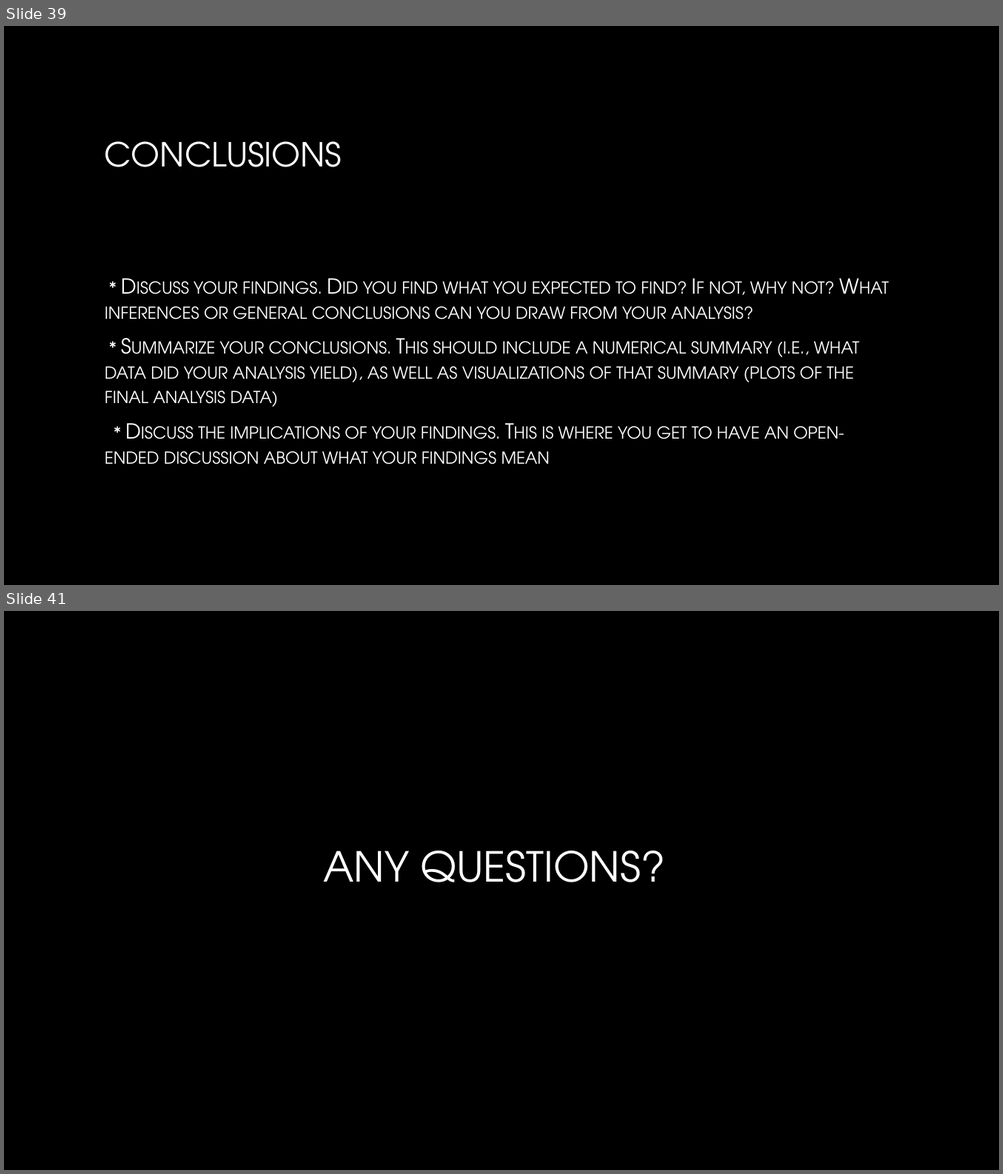
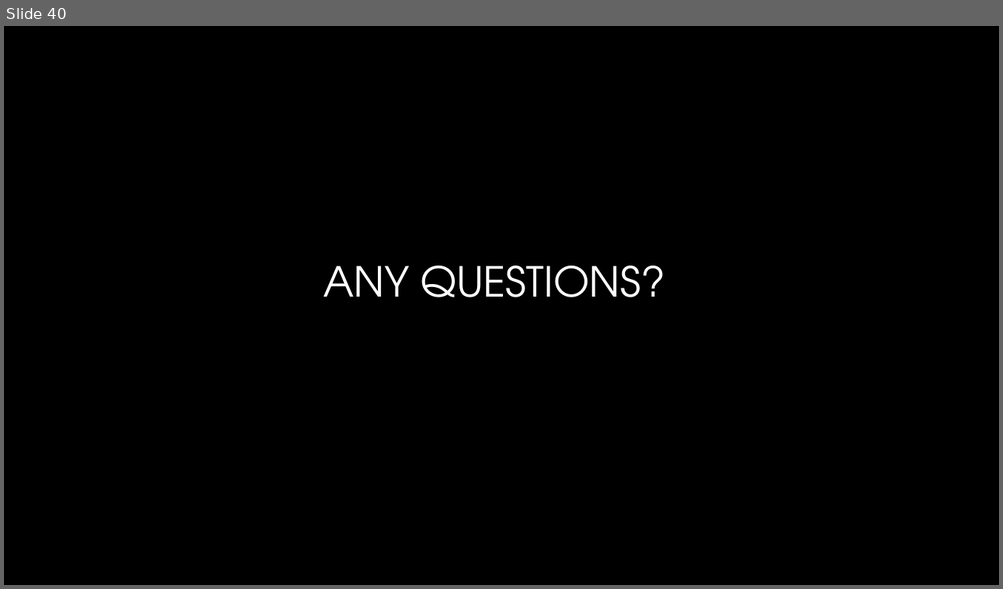
Before and after one commit to justindooley/Final_Project, a slide deck: presentation/project_presentation.pptx. Shown one above the other, each under a label of ours: slides 39 and 41 before the commit, slide 40 after it; the slides between them are not shown. The pictures are 1003x1174 and 1003x589 pixels, drawn with LibreOffice and Linux fonts; fonts in the diff are those of the drawing; background and template pictures are left out. Boxes give left, top, right and bottom in pixels: in the first picture for what was removed or moved away, otherwise in the second. Text is boxed around its words. In the diff, an @@ line names an element or a change of style, - is before the commit and + after.

```diff
--- a/presentation/project_presentation.pptx
+++ b/presentation/project_presentation.pptx
@@ slide 39 removed at bbox=[4, 26, 999, 585], background picture (left out) @@
@@ title removed at bbox=[105, 141, 341, 167] @@
-CONCLUSIONS
@@ text removed at bbox=[105, 281, 859, 465] @@
-* Discuss your findings. Did you find what you expected to find? If not, why not? What inferences or general conclusions can you draw from your analysis?
-* Summarize your conclusions. This should include a numerical summary (i.e., what data did your analysis yield), as well as visualizations of that summary (plots of the final analysis data)
-* Discuss the implications of your findings. This is where you get to have an open-ended discussion about what your findings mean
@@ what was slide 41 is now slide 40 @@
```
Also in this commit, not shown: 11 slides changed, 11 slides added, 11 other slides removed, 39 other files.
